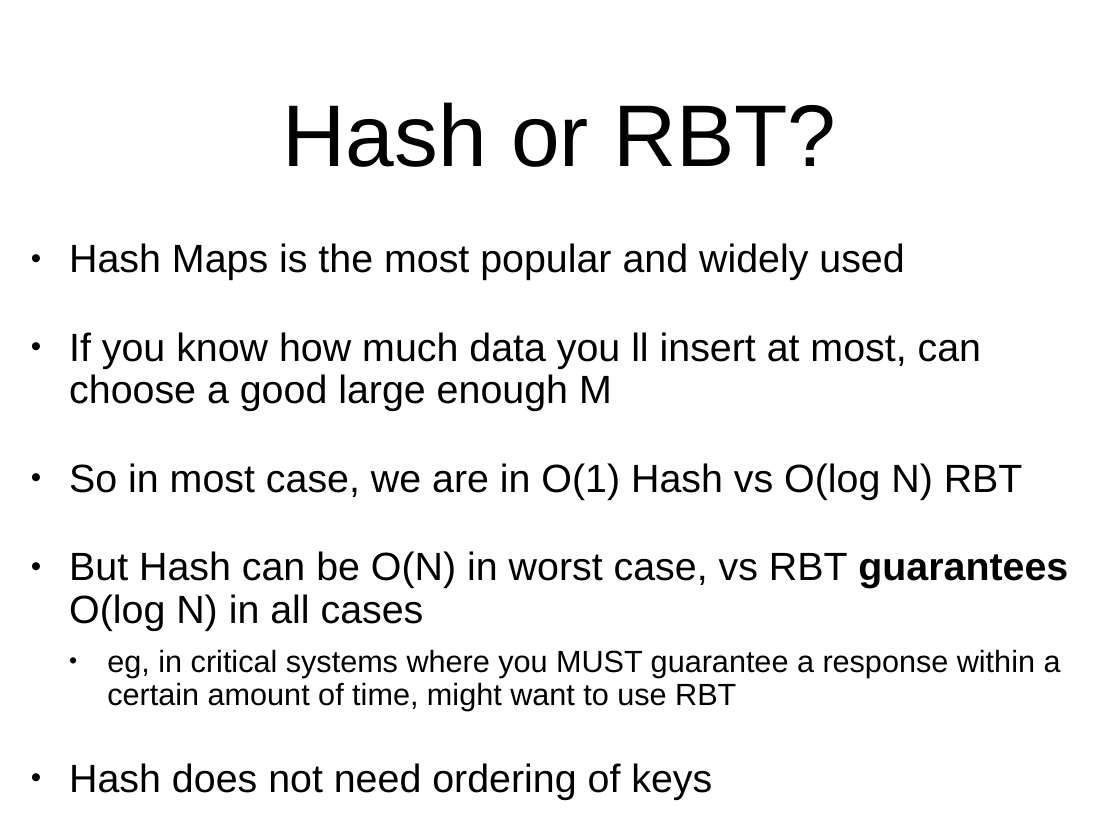
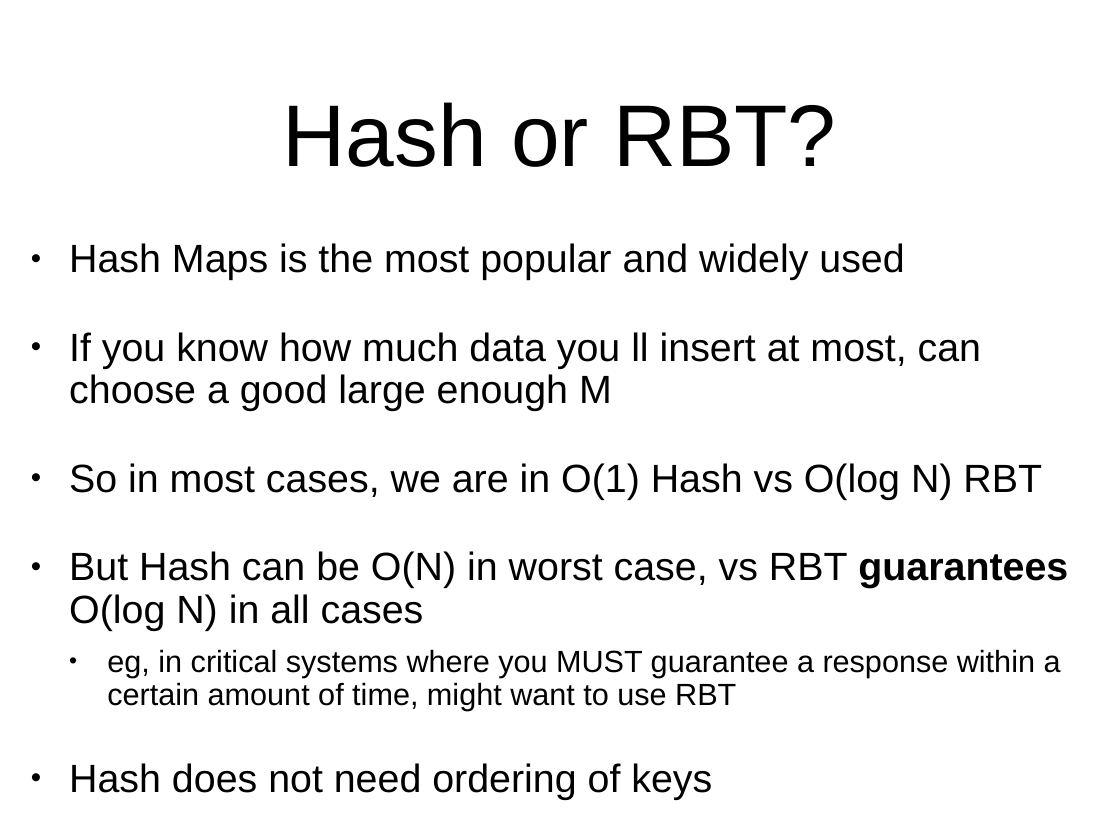
Before and after one commit to arcuri82/algorithms, a slide deck: slide 10 of docs/slides/06/06_hash_maps.pptx. Drawn at 1120x840 pixels with LibreOffice and Linux fonts; fonts in the diff are those of the drawing. Boxes give left, top, right and bottom in pixels: in the first picture for what was removed or moved away, otherwise in the second. Text is boxed around its words. In the diff, an @@ line names an element or a change of style, - is before the commit and + after.

```diff
--- a/docs/slides/06/06_hash_maps.pptx
+++ b/docs/slides/06/06_hash_maps.pptx
@@ text at [69, 463, 1042, 500]: text changed @@
-• So in most case, we are in O(1) Hash vs O(log N) RBT
+• So in most cases, we are in O(1) Hash vs O(log N) RBT
```
Also in this commit, not shown: 1 other file.
